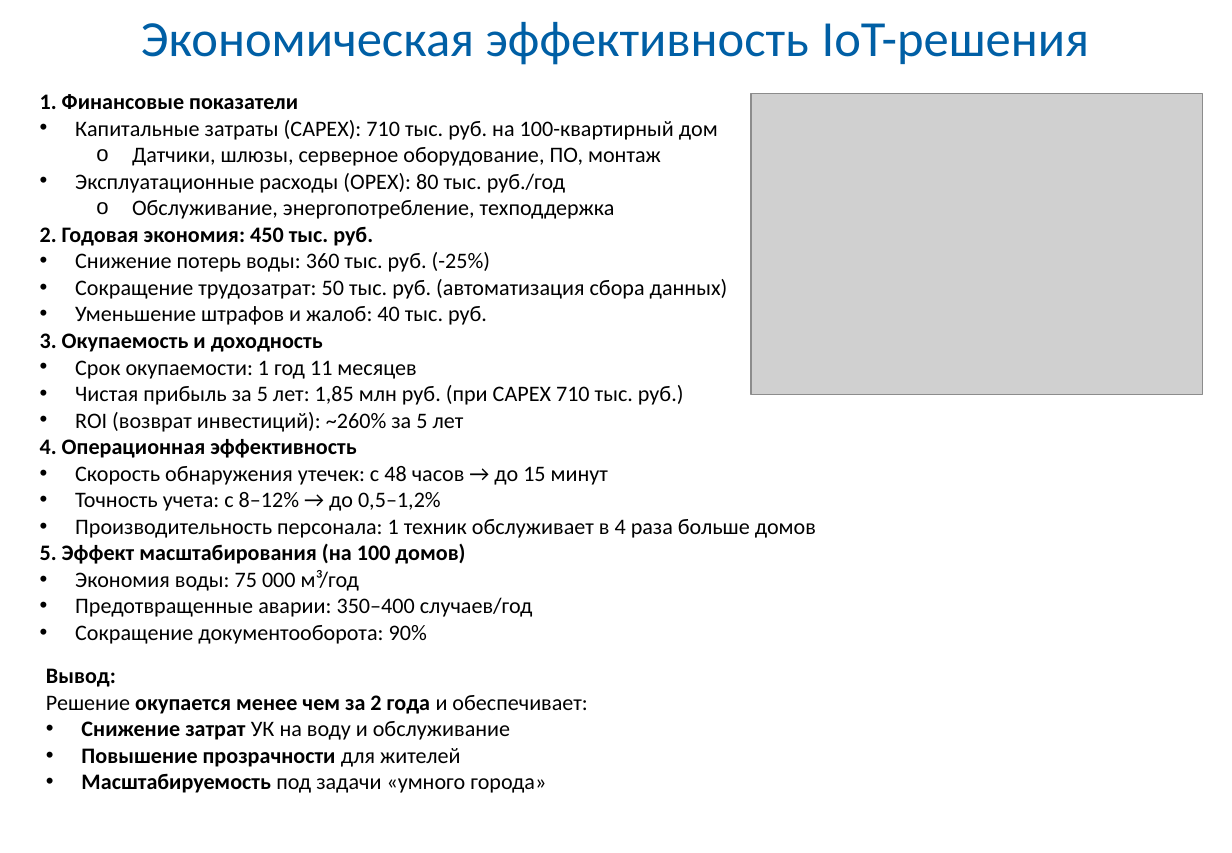
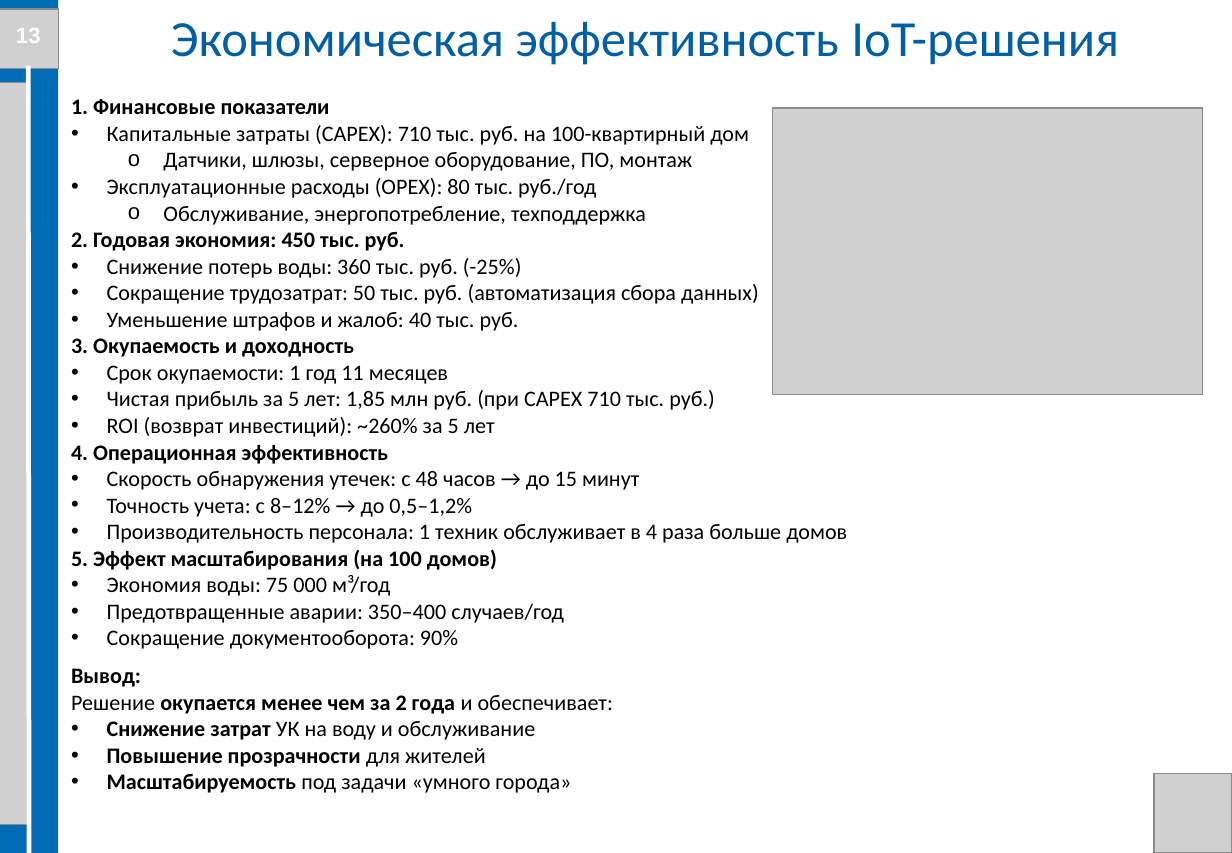
Before and after one commit to Evgenij1234/Diplom-work, a slide deck: slide 13 of Стасик/Презентация диплома Костюк С. В. БПЦ 21-01.pptx. Drawn at 1232x853 pixels with LibreOffice and Linux fonts; fonts in the diff are those of the drawing; grey boxes stand for pictures; background and template pictures are left out. Boxes give left, top, right and bottom in pixels: in the first picture for what was removed or moved away, otherwise in the second. Text is boxed around its words. In the diff, an @@ line names an element or a change of style, - is before the commit and + after.

```diff
--- a/Стасик/Презентация диплома Костюк С. В. БПЦ 21-01.pptx
+++ b/Стасик/Презентация диплома Костюк С. В. БПЦ 21-01.pptx
@@ rectangle added at bbox=[0, 0, 58, 853], fill #006CB5 @@
@@ picture added at bbox=[0, 9, 59, 69] @@
@@ text added at bbox=[16, 28, 41, 43], 14 pt, text #FFFFFF, bold @@
+13
@@ text "Экономическая эффективность IoT-решения": place and size @@
-text "Экономическая эффективность IoT-решения" at bbox=[141, 22, 1090, 65]
+text "Экономическая эффективность IoT-решения" at bbox=[171, 22, 1119, 65]
@@ picture added at bbox=[0, 82, 28, 825] @@
@@ line added from (28, 66) to (30, 853), #FFFFFF 3 pt @@
@@ text "1. Финансовые показатели": place and size @@
-text "1. Финансовые показатели" at bbox=[40, 94, 816, 644]
+text "1. Финансовые показатели" at bbox=[71, 99, 847, 649]
@@ picture: place and size @@
-picture at bbox=[751, 93, 1202, 394]
+picture at bbox=[772, 108, 1202, 395]
@@ text "Вывод: Решение окупается менее чем ...": place and size @@
-text "Вывод: Решение окупается менее чем ..." at bbox=[46, 668, 587, 793]
+text "Вывод: Решение окупается менее чем ..." at bbox=[71, 668, 613, 793]
@@ picture added at bbox=[1155, 774, 1232, 853] @@
```
Also in this commit, not shown: 11 other slides changed, 1 other file.
